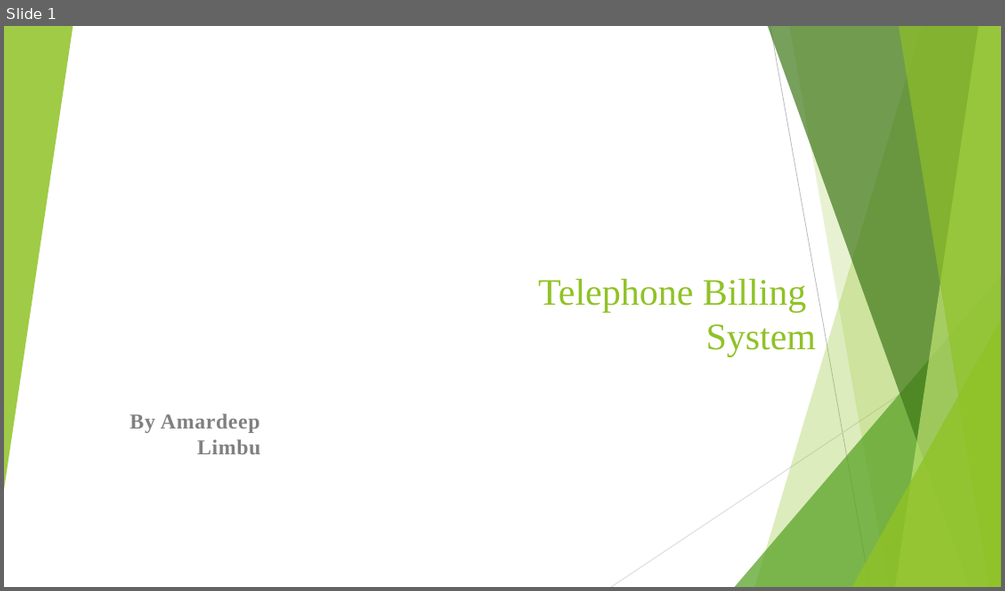
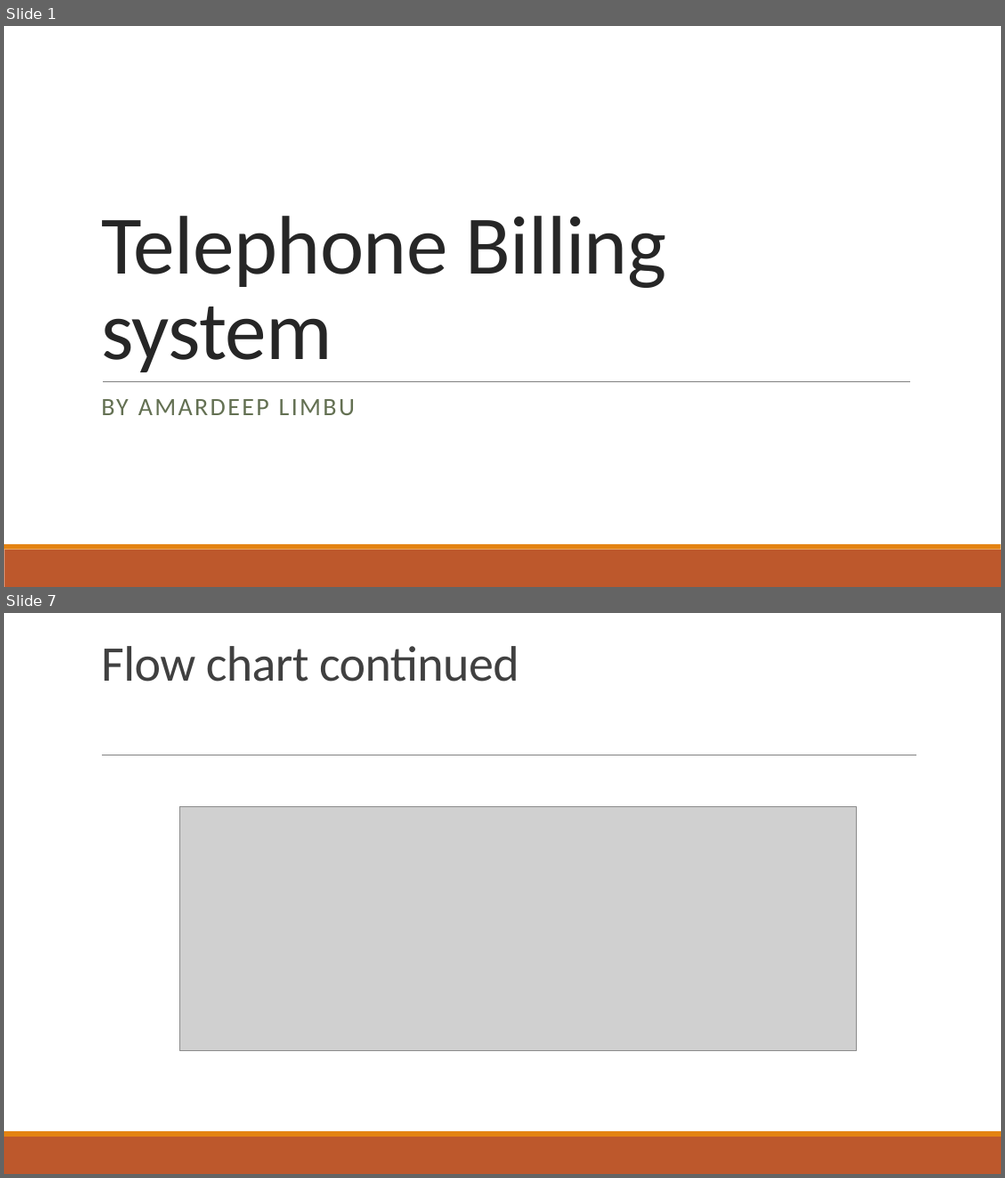
Before and after one commit to no-routine/college, a slide deck: telephone project.pptx. Shown one above the other, each under a label of ours: slide 1 before the commit, slides 1 and 7 after it; the slides between them are not shown. The pictures are 1005x591 and 1005x1178 pixels, drawn with LibreOffice and Linux fonts; fonts in the diff are those of the drawing; grey boxes stand for pictures; background and template pictures are left out. Boxes give left, top, right and bottom in pixels: in the first picture for what was removed or moved away, otherwise in the second. Text is boxed around its words. In the diff, an @@ line names an element or a change of style, - is before the commit and + after.

```diff
--- a/telephone project.pptx
+++ b/telephone project.pptx
@@ slide 7 added at (x1=4, y1=613, x2=1001, y2=1174), background #FFFFFF; not listed: 2 template elements that a slide beside it also shows @@
@@ title added at (x1=101, y1=646, x2=519, y2=682), 48 pt, text #404040 @@
+Flow chart continued
@@ line added from (102, 755) to (917, 755), #808080 0.5 pt @@
@@ picture added at (x1=179, y1=807, x2=856, y2=1051) @@
@@ slide 1 changed as well @@
@@ group removed at (x1=4, y1=26, x2=1001, y2=587): 5 freeform shapes, 3 triangles, 2 lines @@
@@ title at (x1=101, y1=216, x2=667, y2=372): text changed; size 36 to 80 pt; font Times New Roman to Calibri; text colour #90C226 to #262626 @@
-Telephone Billing
-System
+Telephone Billing system
@@ subtitle at (x1=101, y1=399, x2=355, y2=415): text changed; size 20.4 to 24 pt; font Times New Roman to Calibri; text colour #808080 to #637052; bold off @@
-By Amardeep Limbu
+BY AMARDEEP LIMBU
@@ line added from (103, 381) to (910, 381), #808080 0.5 pt @@
@@ rectangle added at (x1=4, y1=549, x2=1001, y2=587), fill #BD582C @@
@@ rectangle added at (x1=4, y1=544, x2=1001, y2=549), fill #E48312 @@
```
Also in this commit, not shown: 2 other slides changed, 3 other slides added, 10 slides removed.
